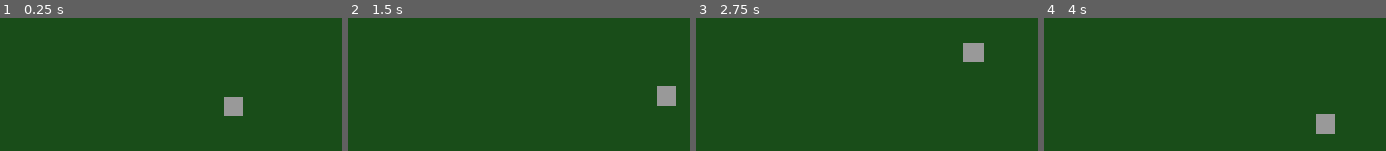
Above: before the commit, frames 1-4 (left to right).
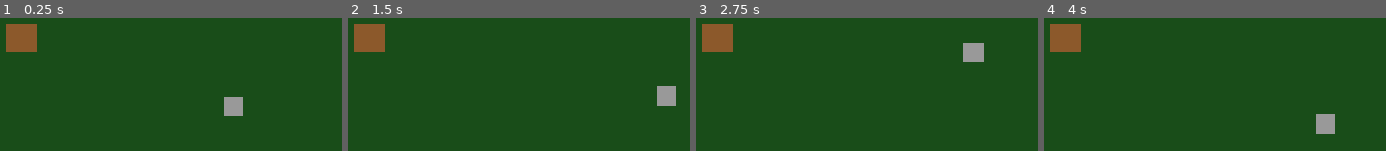
Above: after the commit, the same moments.

Repository: LEADR-official/grindscape
Game: Godot game, scene res://scenes/game.tscn
Same seed, same stepped clock (60 frames per second), same inputs: the game is played once before the commit and once after it.
Inputs (mouse positions are in pixels of both pictures, inside the frame that each line leads up to):
- Up to frame 1 (0.25 s): no input
- Up to frame 2 (1.5 s): tap Enter at 0.5 s; move the mouse to (outside the picture) at 0.52 s; click (outside the picture) at 0.67 s; move the mouse to (419, 128) at 1.27 s; click (419, 128) at 1.42 s
- Up to frame 3 (2.75 s): move the mouse to (outside the picture) at 2.02 s; click (outside the picture) at 2.17 s
- Up to frame 4 (4 s): move the mouse to (outside the picture) at 2.77 s; click (outside the picture) at 2.92 s; move the mouse to (outside the picture) at 3.52 s; click (outside the picture) at 3.67 s

The runs differ from the first frame. In frame 1, 1.9% of the frame differs, in the area x 1-11%, y 4-26%; in frame 2, 1.9%; in frame 3, 1.9%; in frame 4, 1.9%.

Commit message:
add minable rock

Diff:
--- a/scenes/game.tscn
+++ b/scenes/game.tscn
@@ -1,6 +1,8 @@
-[gd_scene load_steps=6 format=3 uid="uid://d3wxlp4b8fyjn"]
+[gd_scene load_steps=8 format=3 uid="uid://d3wxlp4b8fyjn"]
 
 [ext_resource type="PackedScene" uid="uid://dpt1j22nxfw0x" path="res://scenes/player.tscn" id="1_player"]
+[ext_resource type="PackedScene" path="res://scenes/rock.tscn" id="2_rock"]
+[ext_resource type="Script" uid="uid://b1578tt5yug3l" path="res://scripts/game.gd" id="3_game_script"]
 
 [sub_resource type="RectangleShape2D" id="RectangleShape2D_top"]
 size = Vector2(1280, 10)
@@ -15,6 +17,7 @@
 size = Vector2(10, 720)
 
 [node name="Game" type="Node2D"]
+script = ExtResource("3_game_script")
 
 [node name="Ground" type="ColorRect" parent="."]
 offset_right = 1280.0
@@ -40,5 +43,8 @@
 position = Vector2(1285, 360)
 shape = SubResource("RectangleShape2D_right")
 
+[node name="Rock" parent="." instance=ExtResource("2_rock")]
+position = Vector2(300, 250)
+
 [node name="Player" parent="." instance=ExtResource("1_player")]
 position = Vector2(640, 360)
--- a/scenes/player.tscn
+++ b/scenes/player.tscn
@@ -5,7 +5,7 @@
 [sub_resource type="RectangleShape2D" id="RectangleShape2D_player"]
 size = Vector2(32, 32)
 
-[node name="Player" type="CharacterBody2D"]
+[node name="Player" type="CharacterBody2D" groups=["player"]]
 script = ExtResource("1_player_script")
 
 [node name="ColorRect" type="ColorRect" parent="."]
--- /dev/null
+++ b/scenes/rock.tscn
@@ -0,0 +1,33 @@
+[gd_scene load_steps=4 format=3]
+
+[ext_resource type="Script" path="res://scripts/rock.gd" id="1_rock_script"]
+
+[sub_resource type="RectangleShape2D" id="RectangleShape2D_body"]
+size = Vector2(48, 48)
+
+[sub_resource type="RectangleShape2D" id="RectangleShape2D_interaction"]
+size = Vector2(96, 96)
+
+[node name="Rock" type="StaticBody2D"]
+script = ExtResource("1_rock_script")
+
+[node name="ColorRect" type="ColorRect" parent="."]
+mouse_filter = 2
+offset_left = -24.0
+offset_top = -24.0
+offset_right = 24.0
+offset_bottom = 24.0
+color = Color(0.55, 0.35, 0.17, 1)
+
+[node name="CollisionShape2D" type="CollisionShape2D" parent="."]
+shape = SubResource("RectangleShape2D_body")
+
+[node name="InteractionArea" type="Area2D" parent="."]
+input_pickable = true
+
+[node name="CollisionShape2D" type="CollisionShape2D" parent="InteractionArea"]
+shape = SubResource("RectangleShape2D_interaction")
+
+[node name="CooldownTimer" type="Timer" parent="."]
+wait_time = 2.0
+one_shot = true
--- /dev/null
+++ b/scripts/game.gd
@@ -0,0 +1,13 @@
+extends Node2D
+## Game orchestrator — wires signals between child scenes and Stats.
+
+@onready var _rock: StaticBody2D = $Rock
+
+
+func _ready() -> void:
+	_rock.ore_mined.connect(_on_ore_mined)
+
+
+func _on_ore_mined() -> void:
+	Stats.add_ore()
+	Stats.add_xp(5)
--- a/scripts/player.gd
+++ b/scripts/player.gd
@@ -3,6 +3,7 @@
 
 const MOVE_SPEED: float = 200.0
 const ARRIVAL_THRESHOLD: float = 2.0
+const PIXELS_PER_METER: float = 32.0
 
 var _target_position: Vector2
 
@@ -28,6 +29,6 @@
 		move_and_slide()
 		var moved := position.distance_to(pos_before)
 		if moved > 0.0:
-			Stats.add_distance_traveled(moved)
+			Stats.add_distance_traveled(moved / PIXELS_PER_METER)
 	else:
 		velocity = Vector2.ZERO
--- /dev/null
+++ b/scripts/rock.gd
@@ -0,0 +1,53 @@
+extends StaticBody2D
+## Minable rock — click to mine when in range, 2s cooldown between mines.
+
+signal ore_mined
+
+const ROCK_COLOR := Color(0.55, 0.35, 0.17, 1)
+const COOLDOWN_COLOR := Color(0.3, 0.3, 0.3, 1)
+
+var _pending_mine: bool = false
+var _on_cooldown: bool = false
+
+@onready var _interaction_area: Area2D = $InteractionArea
+@onready var _color_rect: ColorRect = $ColorRect
+@onready var _cooldown_timer: Timer = $CooldownTimer
+
+
+func _ready() -> void:
+	_interaction_area.input_event.connect(_on_interaction_input_event)
+	_interaction_area.body_entered.connect(_on_body_entered)
+	_cooldown_timer.timeout.connect(_on_cooldown_finished)
+
+
+func _on_interaction_input_event(_viewport: Node, event: InputEvent, _shape_idx: int) -> void:
+	if _on_cooldown:
+		return
+	if event is InputEventMouseButton:
+		var mb := event as InputEventMouseButton
+		if mb.button_index == MOUSE_BUTTON_LEFT and mb.pressed:
+			_pending_mine = true
+			print("Rock clicked, pending mine")
+			for body in _interaction_area.get_overlapping_bodies():
+				if body.is_in_group("player"):
+					_mine()
+					return
+
+
+func _on_body_entered(body: Node2D) -> void:
+	if _pending_mine and body.is_in_group("player"):
+		_mine()
+
+
+func _mine() -> void:
+	_pending_mine = false
+	_on_cooldown = true
+	_color_rect.color = COOLDOWN_COLOR
+	_cooldown_timer.start()
+	ore_mined.emit()
+	print("Ore mined! Stats.ore_count = ", Stats.ore_count)
+
+
+func _on_cooldown_finished() -> void:
+	_on_cooldown = false
+	_color_rect.color = ROCK_COLOR
